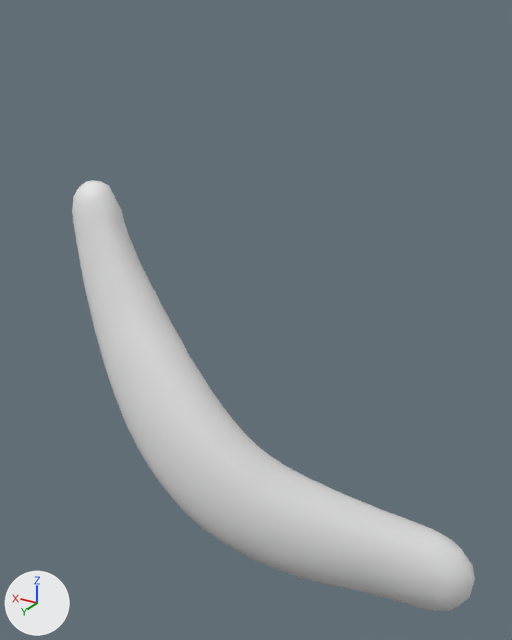
Before and after pictures for a commit that changed the FBX model assets/auras/monarca/exports/monarca_chama_frente_d.fbx.
Rendered twice from a 50 mm lens placed at (0.41, 3.18, 2.67), pointed at (1.88, 0.72, 1.44). Lighting does not change. The marker at lower left points along +X, +Y and +Z. The first picture is the older version.

In view in the first picture: 'monarca_chama_frente_d'.
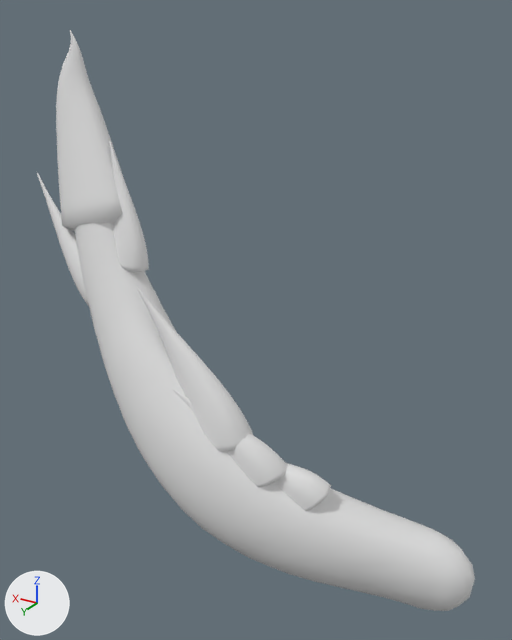
Diff of the bpy script that builds the scene:
```diff
--- a/assets/auras/monarca/exports/monarca_chama_frente_d.fbx.py
+++ b/assets/auras/monarca/exports/monarca_chama_frente_d.fbx.py
@@ me_chama_frente_d @@
 # used by ob_monarca_chama_frente_d; location = (0.0, 0.0, 0.0)
-me_chama_frente_d.from_pydata(...)  # 702 vertices, 1400 faces; spans x 0.84..2.75, y 0.42..1.15, z 0.12..1.99
+me_chama_frente_d.from_pydata(...)  # 2276 vertices, 4520 faces; spans x 0.84..3.01, y 0.42..1.15, z 0.12..2.62
+# me_chama_frente_d part 1: a new loose piece of 242 vertices spanning x 2.43..2.87, y 0.74..0.97, z 1.72..2.62
+# me_chama_frente_d part 2: a new loose piece of 222 vertices spanning x 1.76..2.31, y 0.87..1.07, z 0.87..1.6
+# me_chama_frente_d part 3: a new loose piece of 222 vertices spanning x 1.43..1.89, y 0.76..1.01, z 0.61..0.95
+# me_chama_frente_d part 4: a new loose piece of 222 vertices spanning x 2.34..2.55, y 0.83..0.95, z 1.6..2.18
+# me_chama_frente_d part 5: a new loose piece of 222 vertices spanning x 1.6..2.1, y 0.84..1.06, z 0.74..1.2
+# me_chama_frente_d part 6: a new loose piece of 222 vertices spanning x 2.56..3.01, y 0.83..0.96, z 1.4..1.99
+# other edits to the shape of me_chama_frente_d do not show in these pictures
```

Changed parts and their boxes (x1, y1, x2, y2) in the pictures (512 x 640 px):
'monarca_chama_frente_d', reshaped (9% wider, 35% taller): before (72, 180, 475, 611); after (37, 30, 475, 611)
part 1 of me_chama_frente_d, added: after (56, 30, 124, 231)
part 2 of me_chama_frente_d, added: after (137, 287, 254, 452)
part 3 of me_chama_frente_d, added: after (274, 463, 331, 511)
part 4 of me_chama_frente_d, added: after (109, 142, 149, 273)
part 5 of me_chama_frente_d, added: after (172, 389, 288, 487)
part 6 of me_chama_frente_d, added: after (37, 173, 89, 306)
